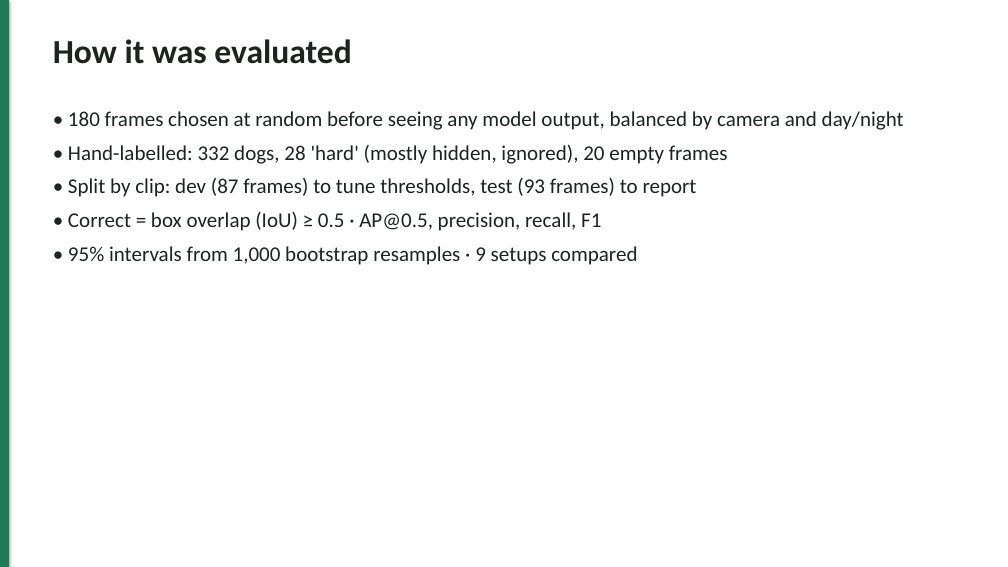
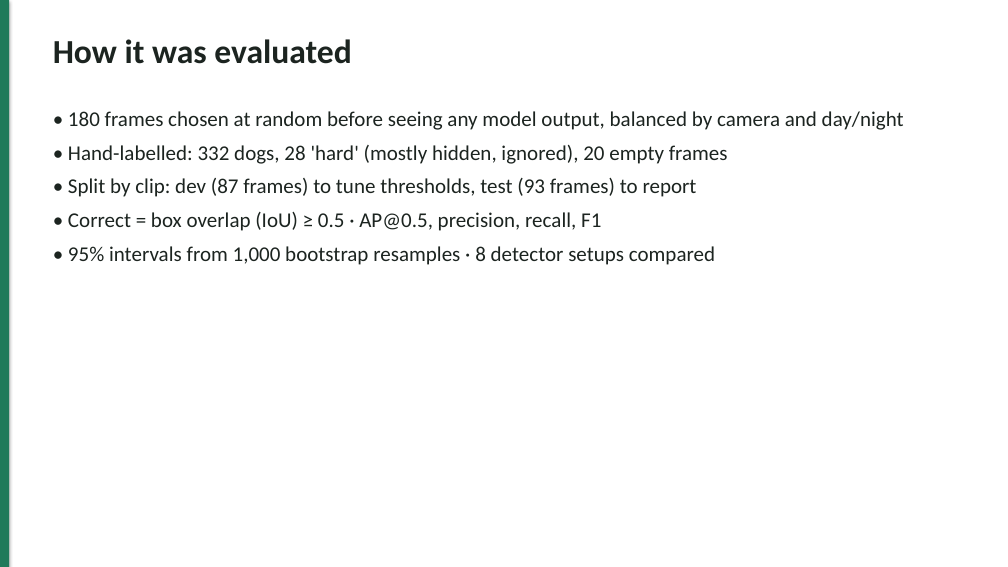
Before and after one commit to Epp-ppE/stray-dog-detection, a slide deck: slide 6 of slides/slides.pptx. Drawn at 1008x567 pixels with LibreOffice and Linux fonts; fonts in the diff are those of the drawing. Boxes give left, top, right and bottom in pixels: in the first picture for what was removed or moved away, otherwise in the second. Text is boxed around its words. In the diff, an @@ line names an element or a change of style, - is before the commit and + after.

```diff
--- a/slides/slides.pptx
+++ b/slides/slides.pptx
@@ text at (x1=68, y1=246, x2=715, y2=265): text changed @@
-• 95% intervals from 1,000 bootstrap resamples · 9 setups compared
+• 95% intervals from 1,000 bootstrap resamples · 8 detector setups compared
```
Also in this commit, not shown: 14 other files.
